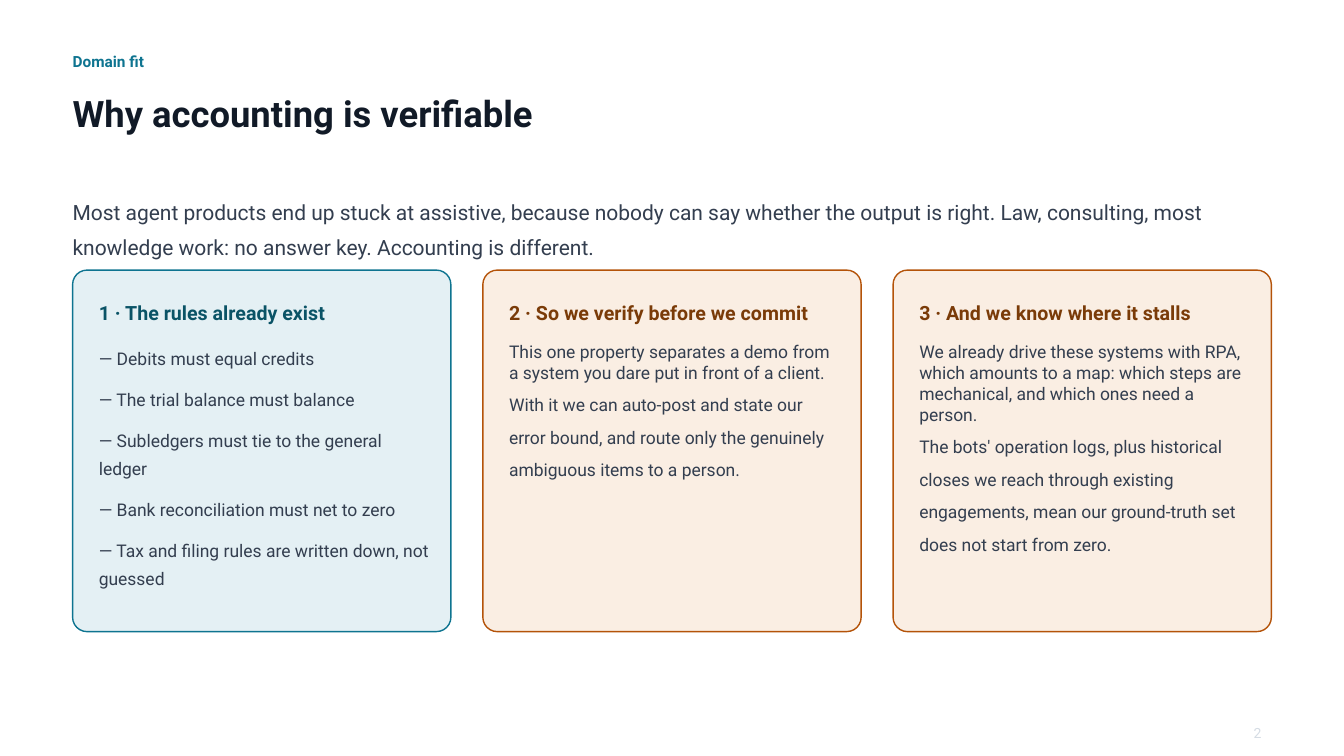
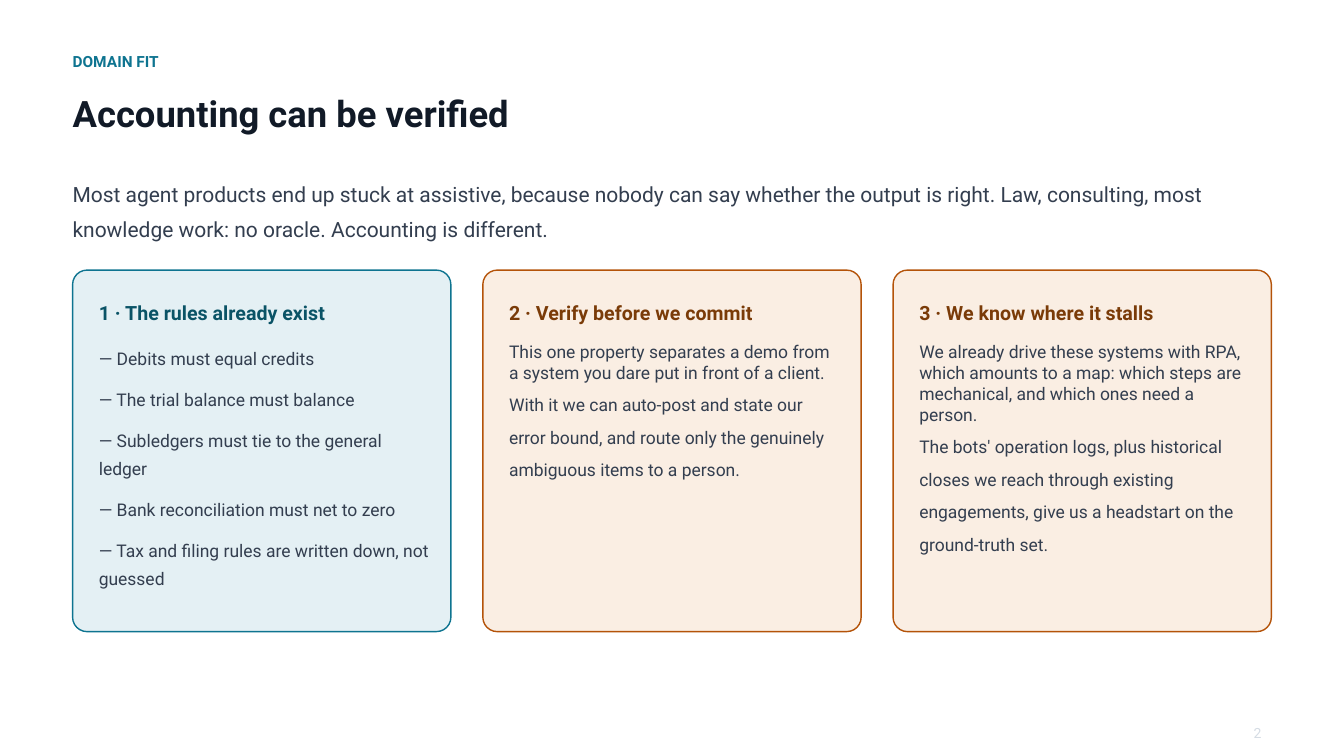
Before and after one commit to cllu/aimi-accounting-software-proposal, a slide deck: slide 3 of agent-native-accounting-deck.pptx. Drawn at 1344x756 pixels with LibreOffice and Linux fonts; fonts in the diff are those of the drawing. Boxes give left, top, right and bottom in pixels: in the first picture for what was removed or moved away, otherwise in the second. Text is boxed around its words. In the diff, an @@ line names an element or a change of style, - is before the commit and + after.

Commit message:
Update wording

```diff
--- a/agent-native-accounting-deck.pptx
+++ b/agent-native-accounting-deck.pptx
@@ text at [73, 56, 158, 67]: text changed @@
-Domain fit
+DOMAIN FIT
@@ text at [73, 99, 509, 135]: text changed @@
-Why accounting is verifiable
+Accounting can be verified
@@ text at [73, 186, 1202, 242]: text changed @@
-Most agent products end up stuck at assistive, because nobody can say whether the output is right. Law, consulting, most knowledge work: no answer key. Accounting is different.
+Most agent products end up stuck at assistive, because nobody can say whether the output is right. Law, consulting, most knowledge work: no oracle. Accounting is different.
@@ text at [509, 305, 752, 324]: text changed @@
-2 · So we verify before we commit
+2 · Verify before we commit
@@ text at [919, 305, 1154, 320]: text changed @@
-3 · And we know where it stalls
+3 · We know where it stalls
@@ text at [919, 345, 1242, 555]: text changed @@
-We already drive these systems with RPA, which amounts to a map: which steps are mechanical, and which ones need a person.
-The bots' operation logs, plus historical closes we reach through existing engagements, mean our ground-truth set does not start from zero.
+We already drive these systems with RPA, which amounts to a map: which steps are mechanical, and which ones need a person.
+The bots' operation logs, plus historical closes we reach through existing engagements, give us a headstart on the ground-truth set.
```
Also in this commit, not shown: 9 other slides changed.
